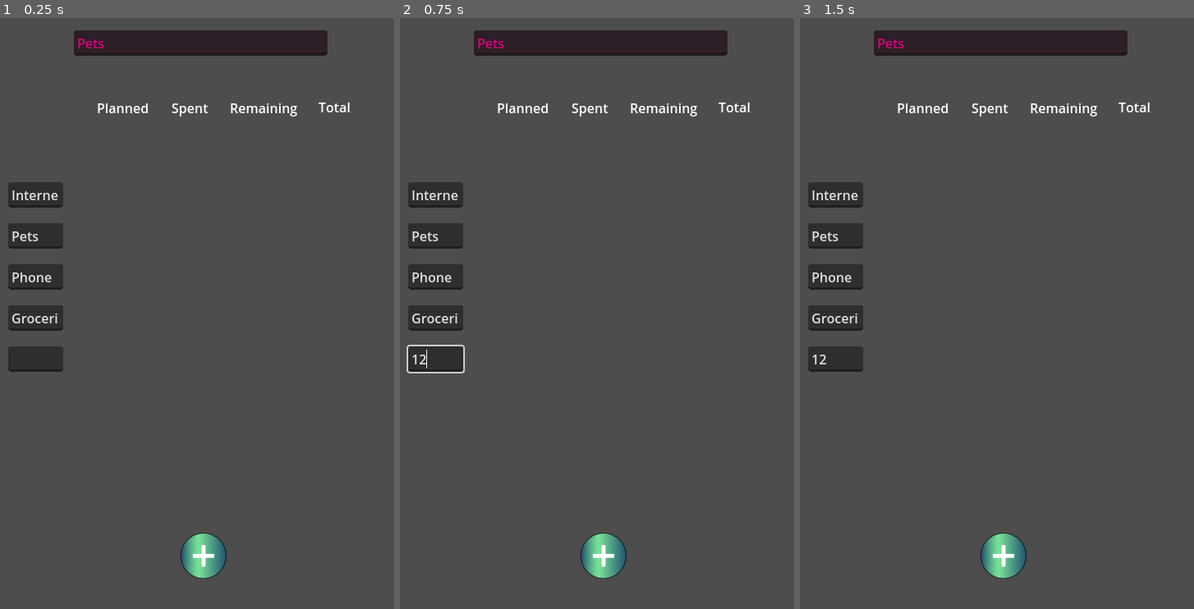
Above: before the commit, frames 1-3 (left to right).
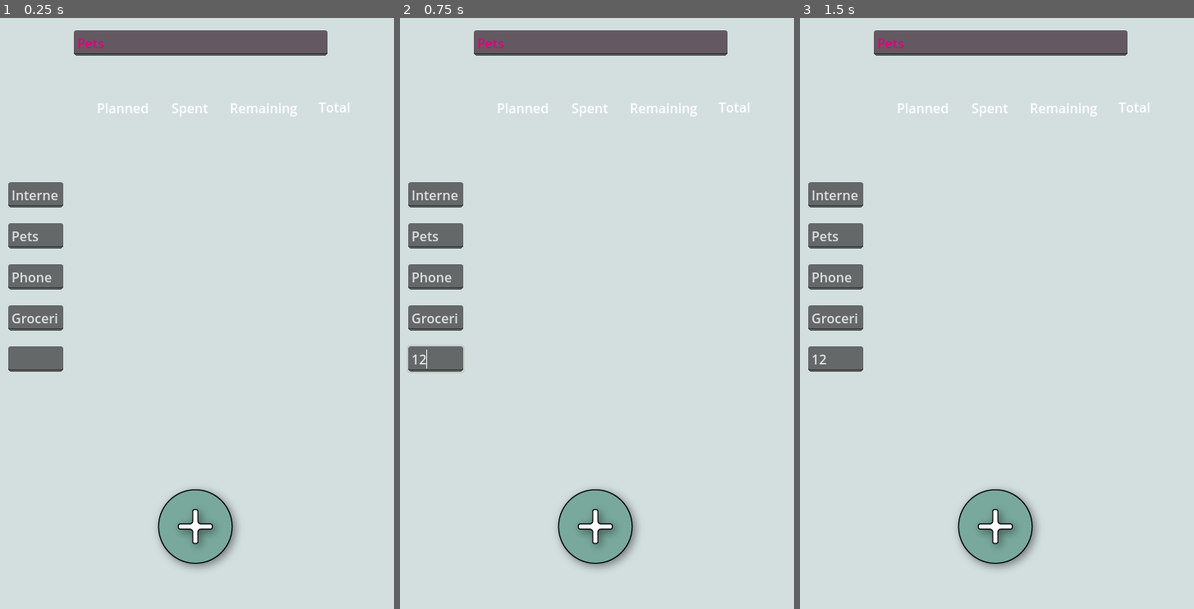
Above: after the commit, the same moments.

Repository: EthannYakabuski/BudgetApp
Game: Godot game, scene res://add_main_category.tscn
Two runs of this game, one before a commit and one after it. Both use one fixed random seed, a clock stepped at 60 frames per second and the inputs below. This scene is started directly instead of the project's main scene.
Inputs (mouse positions are in pixels of both pictures, inside the frame that each line leads up to):
- Up to frame 1 (0.25 s): no input
- Up to frame 2 (0.75 s): click (435, 360) at 0.52 s; type "12" at 0.6 s
- Up to frame 3 (1.5 s): click (1004, 555) at 1.27 s

The runs differ from the first frame. In frame 1, 99% of the frame differs, in the area x 0-100%, y 0-100%; in frame 2, 99%; in frame 3, 99%.

Commit message:
some basic layout changes

Diff:
--- a/add_main_category.gd
+++ b/add_main_category.gd
@@ -24,7 +24,7 @@
 # Called when the node enters the scene tree for the first time.
 func _ready():
 	$NameParentItem.text = categoryName
-	$AddChildItem.position = Vector2(220, 627)
+	$AddChildItem.position = Vector2(180, 562)
 	save_data()
 	load_data()
 	drawCategories()
--- a/add_main_category.tscn
+++ b/add_main_category.tscn
@@ -1,7 +1,7 @@
 [gd_scene load_steps=3 format=3 uid="uid://n3wwlq37r7nf"]
 
 [ext_resource type="Script" path="res://add_main_category.gd" id="1_e5eft"]
-[ext_resource type="Texture2D" uid="uid://cc03i7mwlxox2" path="res://images/plus button 3.png" id="2_fbgmv"]
+[ext_resource type="Texture2D" uid="uid://cr8le0rhw2bac" path="res://images/Blue add button.png" id="2_hyr3r"]
 
 [node name="AddMainCategory" type="Node2D"]
 script = ExtResource("1_e5eft")
@@ -14,12 +14,11 @@
 offset_bottom = 46.0
 
 [node name="AddChildItem" type="TextureButton" parent="."]
-offset_left = 220.0
-offset_top = 627.0
-offset_right = 332.0
-offset_bottom = 740.0
-scale = Vector2(0.5, 0.5)
-texture_normal = ExtResource("2_fbgmv")
+offset_left = 190.0
+offset_top = 562.0
+offset_right = 541.0
+offset_bottom = 913.0
+texture_normal = ExtResource("2_hyr3r")
 
 [node name="Planned_Label" type="Label" parent="."]
 offset_left = 118.0
--- a/project.godot
+++ b/project.godot
@@ -24,3 +24,4 @@
 [rendering]
 
 renderer/rendering_method="mobile"
+environment/defaults/default_clear_color=Color(0.827451, 0.87451, 0.87451, 1)
Binary file added: images/Blue add button.png
Not shown, added: images/Blue add button.png.import
Binary file added: images/gold_plus button.png
Not shown, added: images/gold_plus button.png.import
Binary file added: images/melon_plus button.png
Not shown, added: images/melon_plus button.png.import
